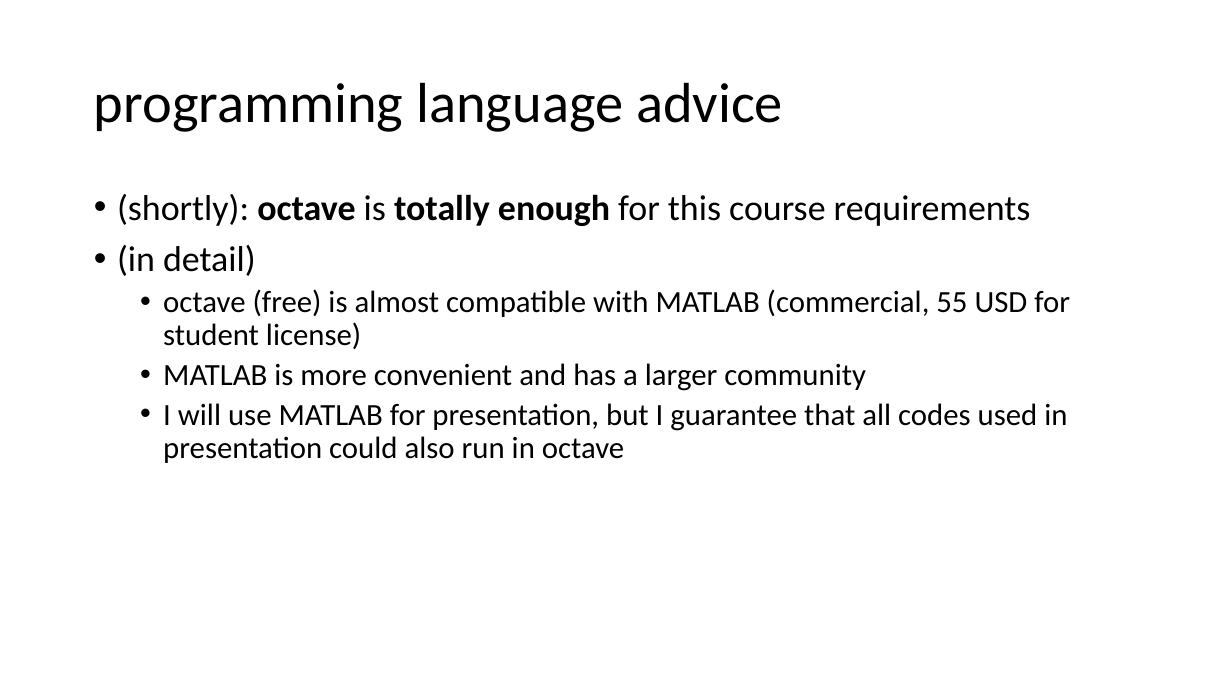
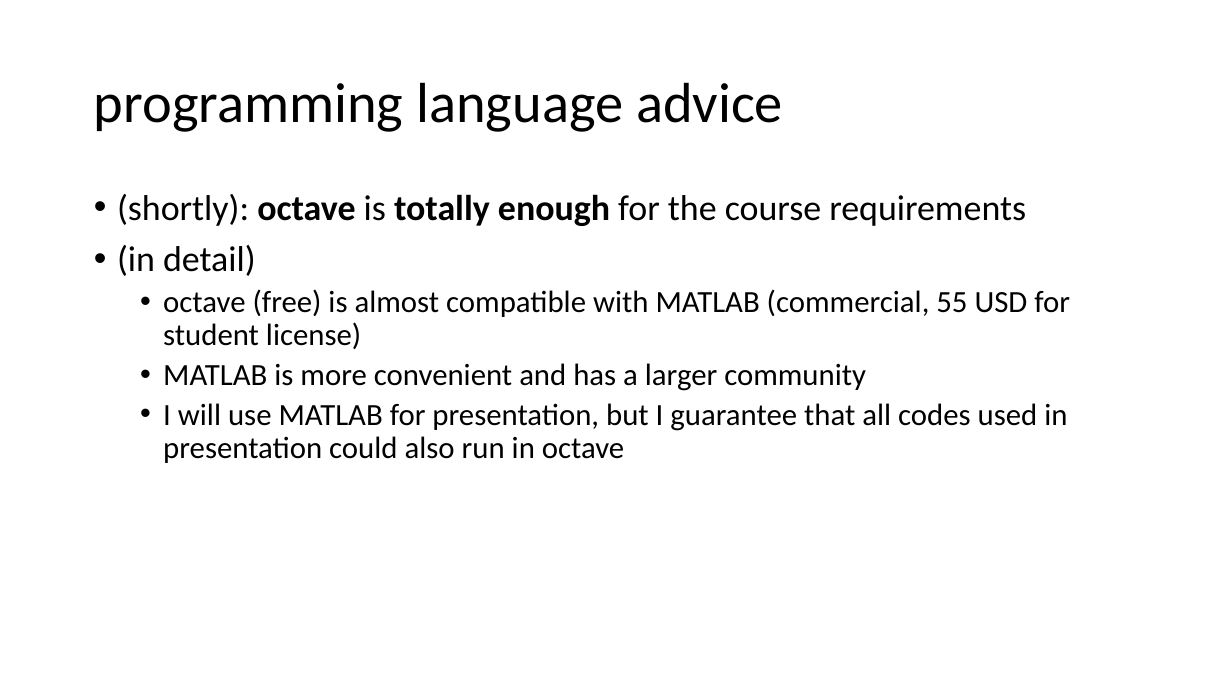
Before and after one commit to emailaddresses/PHYS4150-2018, a slide deck: slide 6 of tutorial_material/TS20180912/TS20180912.pptx. Drawn at 1232x693 pixels with LibreOffice and Linux fonts; fonts in the diff are those of the drawing. Boxes give left, top, right and bottom in pixels: in the first picture for what was removed or moved away, otherwise in the second. Text is boxed around its words. In the diff, an @@ line names an element or a change of style, - is before the commit and + after.

Commit message:
TS20180912 after course update

```diff
--- a/tutorial_material/TS20180912/TS20180912.pptx
+++ b/tutorial_material/TS20180912/TS20180912.pptx
@@ text at (x1=117, y1=194, x2=1026, y2=226): text changed @@
-• (shortly): octave is totally enough for this course requirements
+• (shortly): octave is totally enough for the course requirements
```
Also in this commit, not shown: 1 other slide changed, 3 other files.
